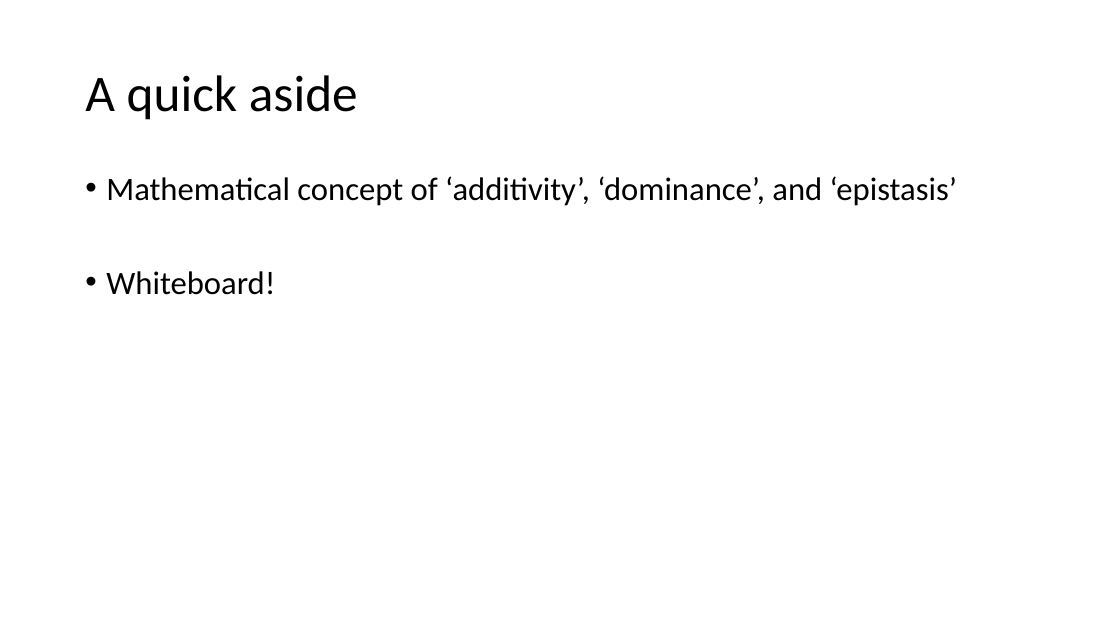
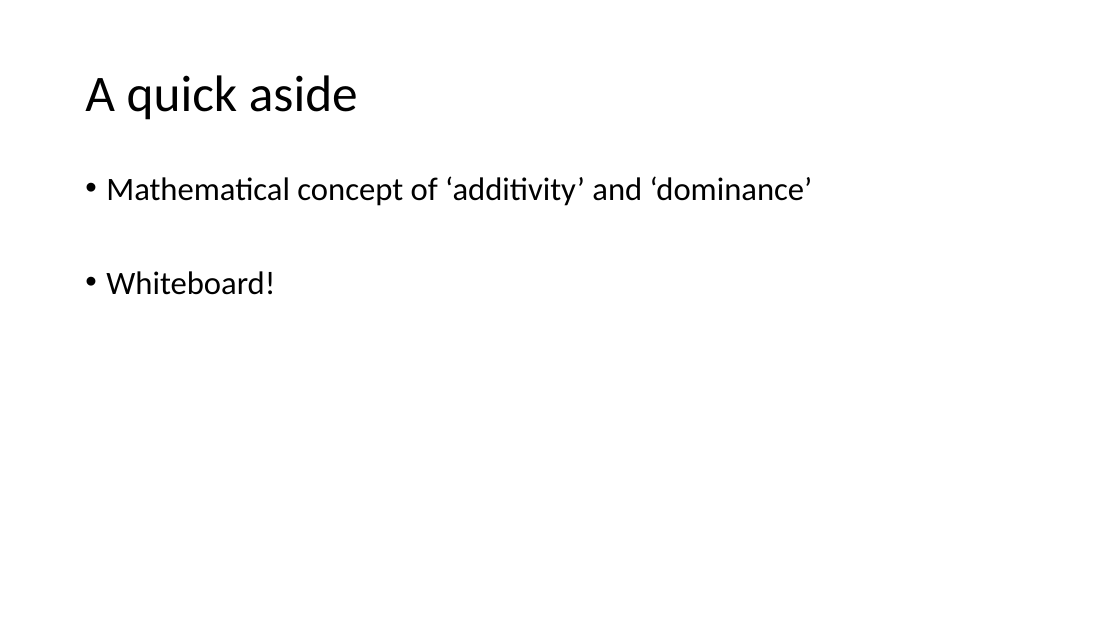
Before and after one commit to ter56/September2_2021_class, a slide deck: slide 19 of AdditiveModels_9_2_2021.pptx. Drawn at 1120x630 pixels with LibreOffice and Linux fonts; fonts in the diff are those of the drawing. Boxes give left, top, right and bottom in pixels: in the first picture for what was removed or moved away, otherwise in the second. Text is boxed around its words. In the diff, an @@ line names an element or a change of style, - is before the commit and + after.

```diff
--- a/AdditiveModels_9_2_2021.pptx
+++ b/AdditiveModels_9_2_2021.pptx
@@ text at [106, 176, 813, 206]: text changed @@
-• Mathematical concept of ‘additivity’, ‘dominance’, and ‘epistasis’
+• Mathematical concept of ‘additivity’ and ‘dominance’
```
Also in this commit, not shown: 10 other slides changed, 4 slides added, 2 slides removed, 1 other file.
